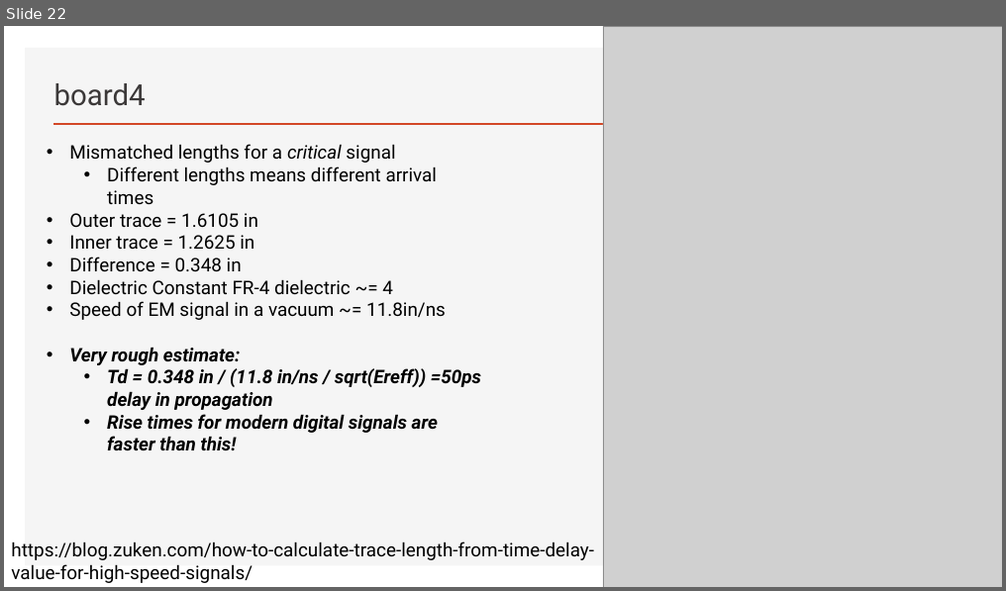
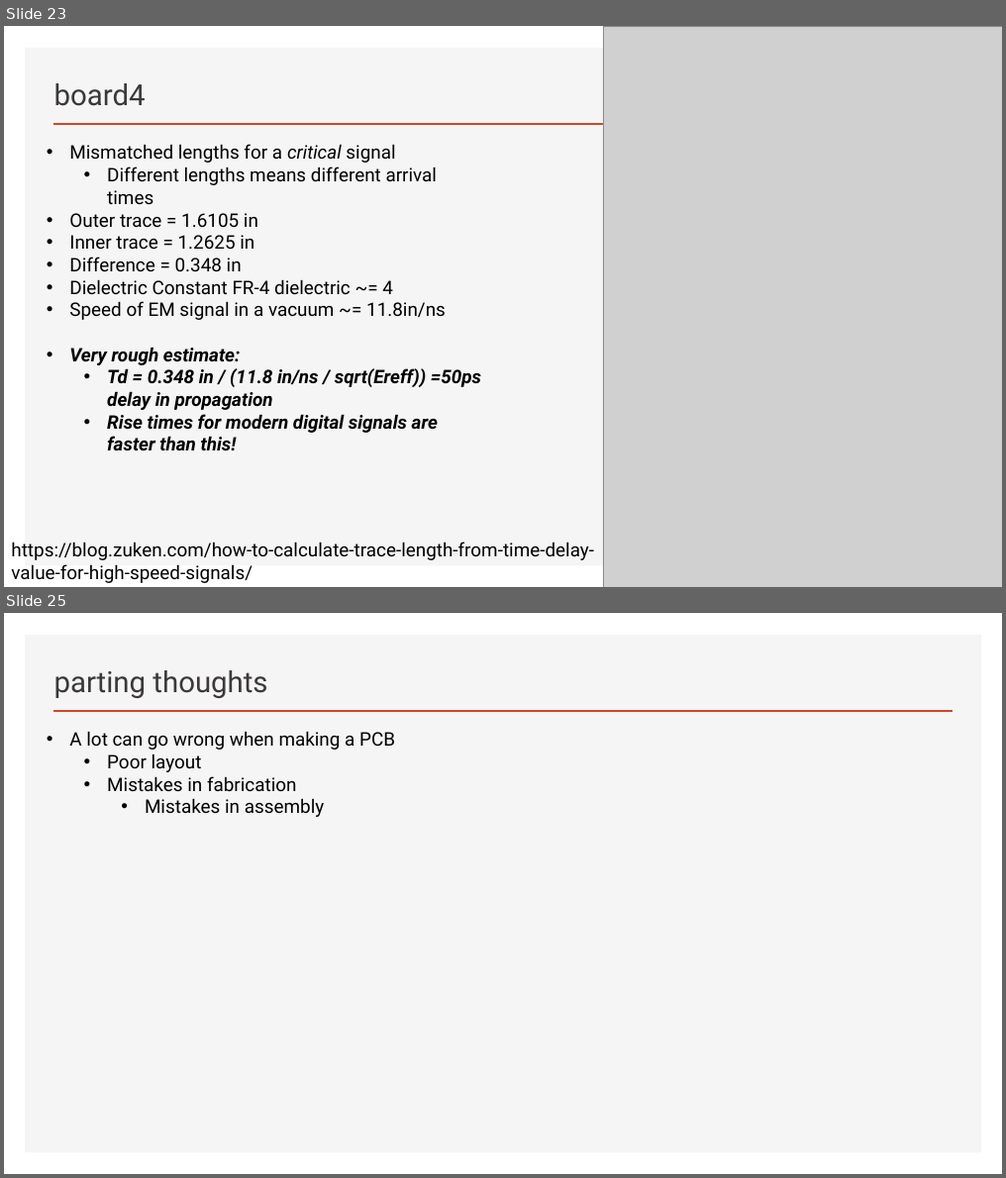
Before and after one commit to lab64makerspace/intro2PCBdesign, a slide deck: Examples/intro2PCBdesign-badboards.pptx. Shown one above the other, each under a label of ours: slide 22 before the commit, slides 23 and 25 after it; the slides between them are not shown. The pictures are 1006x591 and 1006x1178 pixels, drawn with LibreOffice and Linux fonts; fonts in the diff are those of the drawing; grey boxes stand for pictures. Boxes give left, top, right and bottom in pixels: in the first picture for what was removed or moved away, otherwise in the second. Text is boxed around its words. In the diff, an @@ line names an element or a change of style, - is before the commit and + after.

Commit message:
parting thoughts

```diff
--- a/Examples/intro2PCBdesign-badboards.pptx
+++ b/Examples/intro2PCBdesign-badboards.pptx
@@ slide 25 added at <box>4,613,1002,1174</box>, background #FFFFFF; not listed: 2 template elements that a slide beside it also shows @@
@@ title added at <box>54,670,267,698</box>, 28 pt, text #3B3838 @@
+parting thoughts
@@ text added at <box>69,731,395,817</box>, 18 pt, text #000000 @@
+• A lot can go wrong when making a PCB
+  • Poor layout
+  • Mistakes in fabrication
+    • Mistakes in assembly
@@ what was slide 22 is now slide 23 @@
```
Also in this commit, not shown: 3 other slides added.
